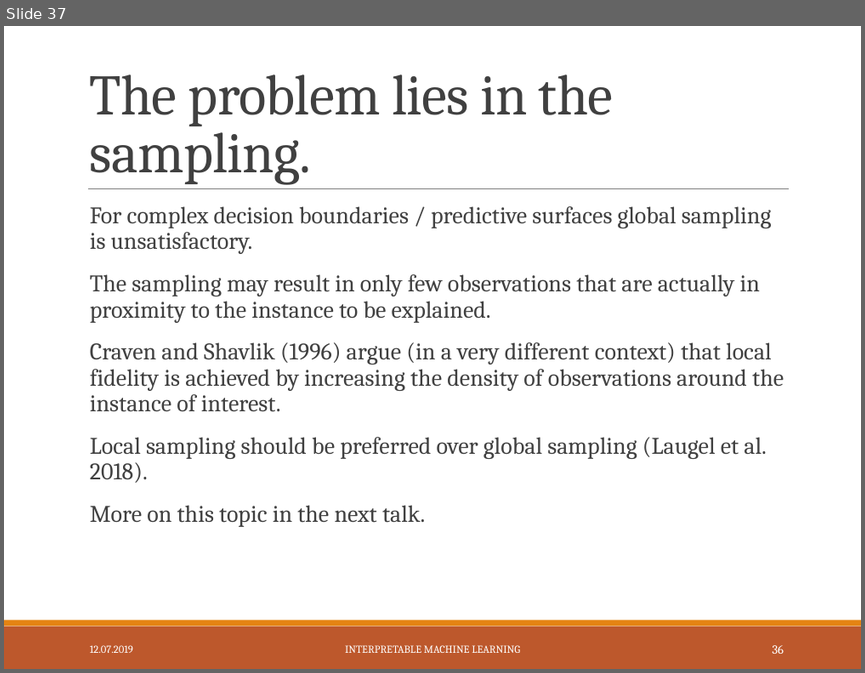
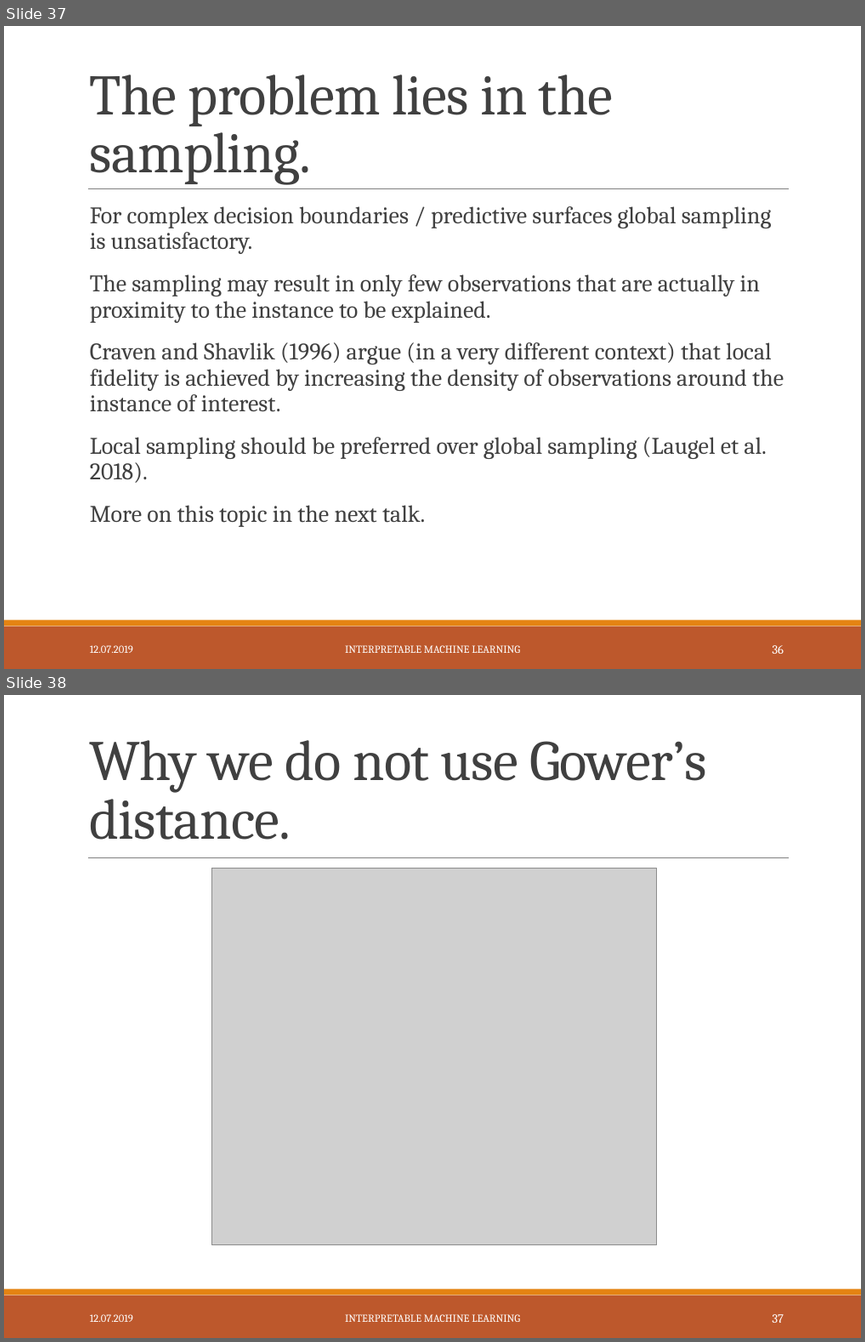
Before and after one commit to slds-lmu/iml_methods_limitations, a slide deck: Slides/LIME-neighbourhood.pptx. Shown one above the other, each under a label of ours: slide 37 before the commit, slides 37 and 38 after it. The pictures are 865x673 and 865x1342 pixels, drawn with LibreOffice and Linux fonts; fonts in the diff are those of the drawing; grey boxes stand for pictures. Boxes give left, top, right and bottom in pixels: in the first picture for what was removed or moved away, otherwise in the second. Text is boxed around its words. In the diff, an @@ line names an element or a change of style, - is before the commit and + after.

Commit message:
new slide for appendix [ci skip]

```diff
--- a/Slides/LIME-neighbourhood.pptx
+++ b/Slides/LIME-neighbourhood.pptx
@@ slide 38 added at <box>4,695,861,1338</box>, background #FFFFFF; not listed: 3 template elements that a slide beside it also shows @@
@@ title added at <box>90,740,707,839</box>, 48 pt, text #404040 @@
+Why we do not use Gower’s distance.
@@ picture added at <box>212,868,657,1245</box> @@
@@ text added at <box>90,1314,133,1321</box>, 9 pt, text #FFFFFF @@
+12.07.2019
@@ text added at <box>345,1314,520,1321</box>, 9 pt, text #FFFFFF @@
+INTERPRETABLE MACHINE LEARNING
@@ page number added at <box>772,1314,783,1322</box>, 10.5 pt, text #FFFFFF @@
+37
```
